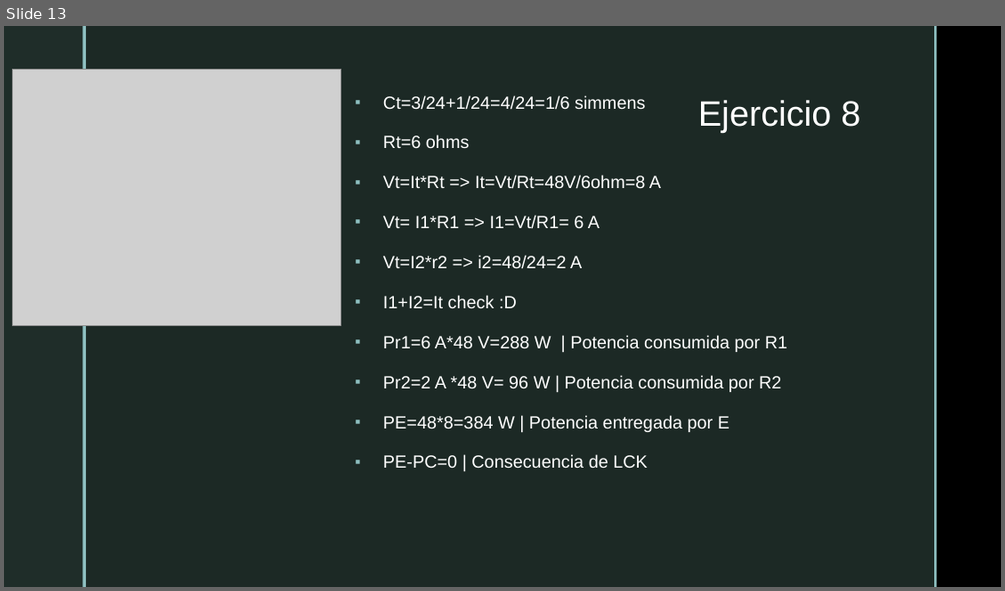
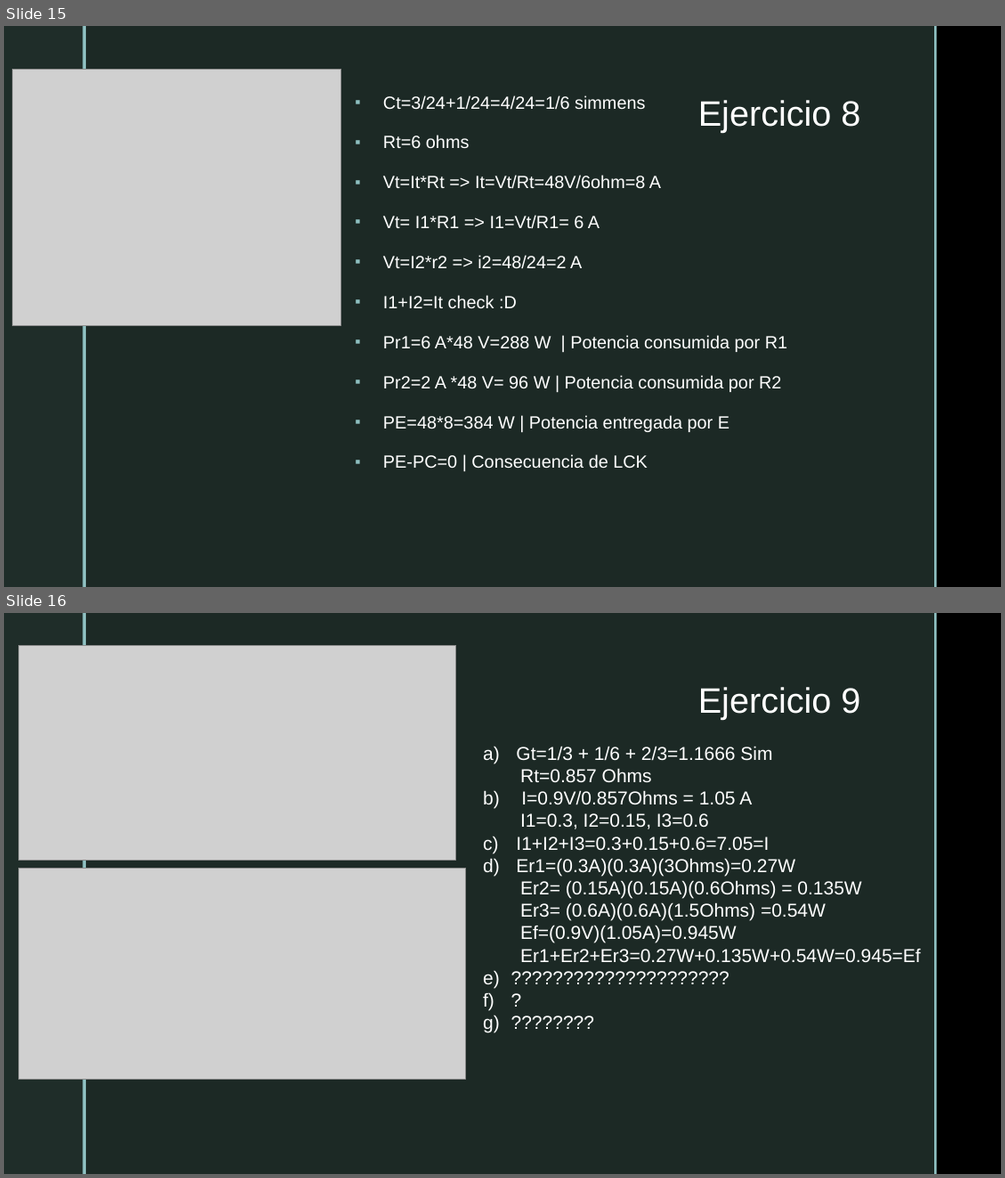
Before and after one commit to lujeolhe/Clases-Electronica, a slide deck: Circuitos Paralelo/Circuitos en Paralelo.pptx. Shown one above the other, each under a label of ours: slide 13 before the commit, slides 15 and 16 after it. The pictures are 1005x591 and 1005x1178 pixels, drawn with LibreOffice and Linux fonts; fonts in the diff are those of the drawing; grey boxes stand for pictures; background and template pictures are left out. Boxes give left, top, right and bottom in pixels: in the first picture for what was removed or moved away, otherwise in the second. Text is boxed around its words. In the diff, an @@ line names an element or a change of style, - is before the commit and + after.

```diff
--- a/Circuitos Paralelo/Circuitos en Paralelo.pptx
+++ b/Circuitos Paralelo/Circuitos en Paralelo.pptx
@@ slide 16 added at (4,613,1001,1174), background picture (left out); not listed: 4 template elements that a slide beside it also shows @@
@@ picture added at (19,645,456,860) @@
@@ title added at (698,687,860,720), 34 pt, text #FFFFFF @@
+Ejercicio 9
@@ text added at (516,746,921,962), 18 pt, text #FFFFFF @@
+a) Gt=1/3 + 1/6 + 2/3=1.1666 Sim
+  Rt=0.857 Ohms
+b) I=0.9V/0.857Ohms = 1.05 A
+  I1=0.3, I2=0.15, I3=0.6
+c) I1+I2+I3=0.3+0.15+0.6=7.05=I
+d) Er1=(0.3A)(0.3A)(3Ohms)=0.27W
+  Er2= (0.15A)(0.15A)(0.6Ohms) = 0.135W
+  Er3= (0.6A)(0.6A)(1.5Ohms) =0.54W
+  Ef=(0.9V)(1.05A)=0.945W
+  Er1+Er2+Er3=0.27W+0.135W+0.54W=0.945=Ef
+e) ?????????????????????
+f) ?
+g) ????????
@@ picture added at (19,868,466,1078) @@
@@ what was slide 13 is now slide 15 @@
```
Also in this commit, not shown: 6 other slides added, 1 other file.
